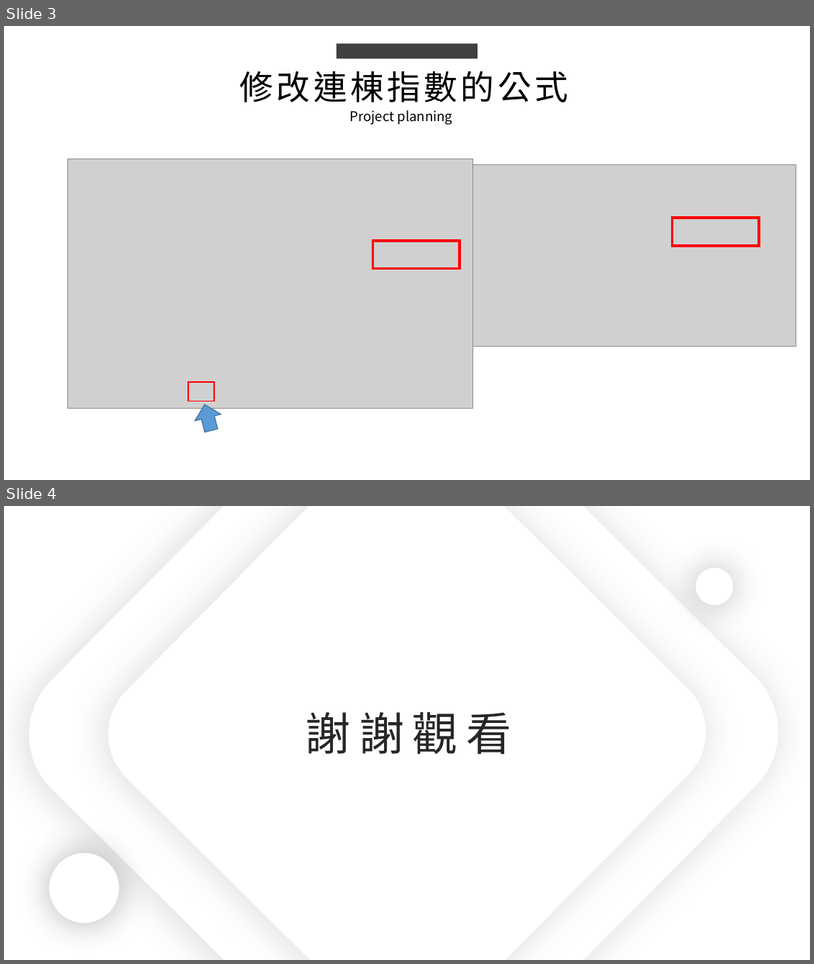
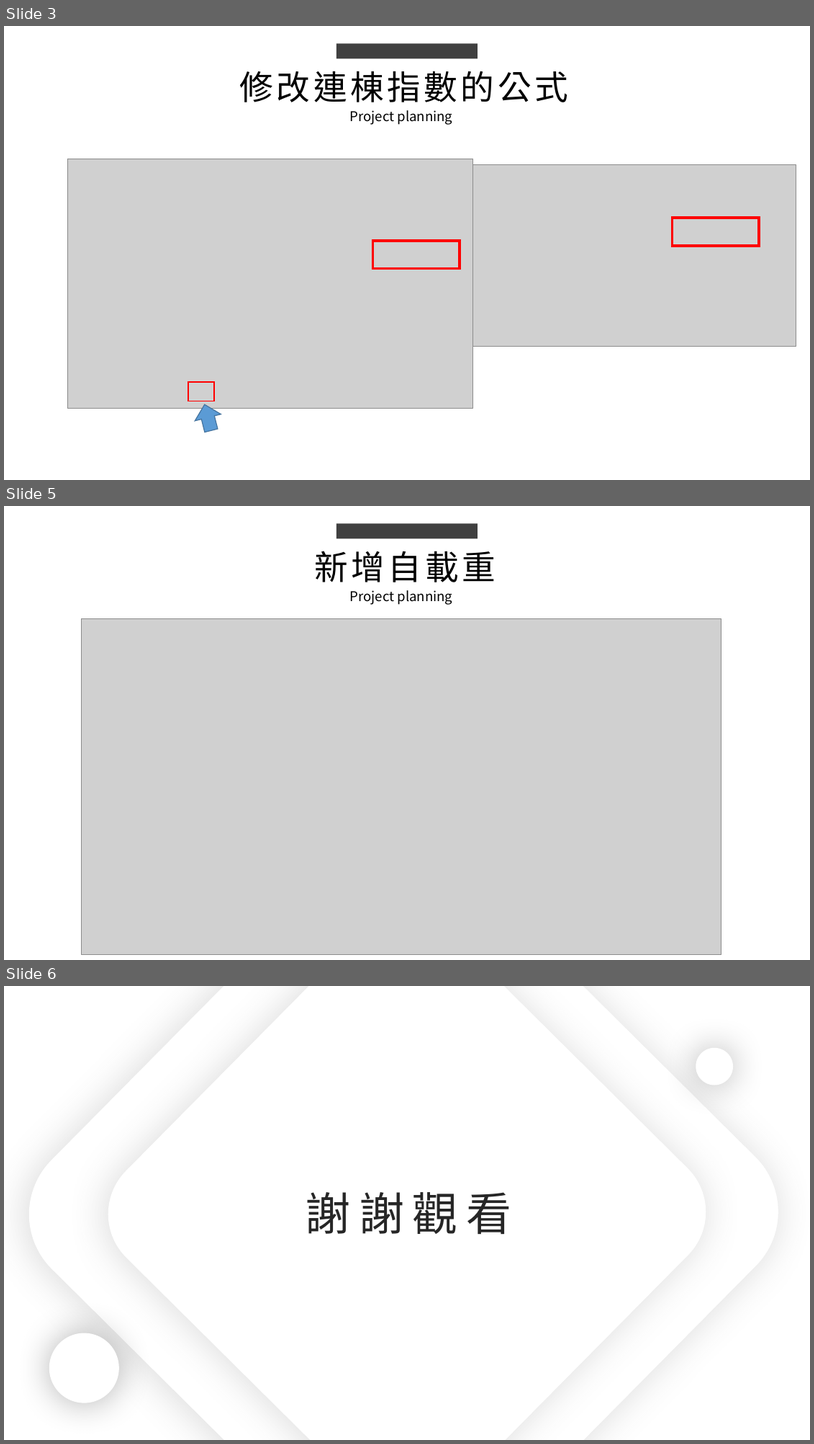
Before and after one commit to king637324/KnowledgeGreenhouseSystem, a slide deck: 工作日報_葉柏漢/2021.10/2021.10.19(加班)_2021.10.20工作日報_葉柏漢.pptx. Shown one above the other, each under a label of ours: slides 3 and 4 before the commit, slides 3, 5 and 6 after it; the slides between them are not shown. The pictures are 814x964 and 814x1444 pixels, drawn with LibreOffice and Linux fonts; fonts in the diff are those of the drawing; grey boxes stand for pictures. Boxes give left, top, right and bottom in pixels: in the first picture for what was removed or moved away, otherwise in the second. Text is boxed around its words. In the diff, an @@ line names an element or a change of style, - is before the commit and + after.

```diff
--- a/工作日報_葉柏漢/2021.10/2021.10.19(加班)_2021.10.20工作日報_葉柏漢.pptx
+++ b/工作日報_葉柏漢/2021.10/2021.10.19(加班)_2021.10.20工作日報_葉柏漢.pptx
@@ slide 5 added at bbox=[4, 506, 810, 960], background #FFFFFF @@
@@ rectangle added at bbox=[337, 523, 478, 538], fill #404040 @@
@@ text added at bbox=[314, 551, 496, 582], 40 pt, text #000000 @@
+新增自載重
@@ text added at bbox=[350, 590, 453, 605], 16 pt, text #000000 @@
+Project planning
@@ picture added at bbox=[82, 618, 722, 955] @@
@@ what was slide 4 is now slide 6 @@
```
Also in this commit, not shown: 1 slide changed, 1 other slide added, 4 other files.
